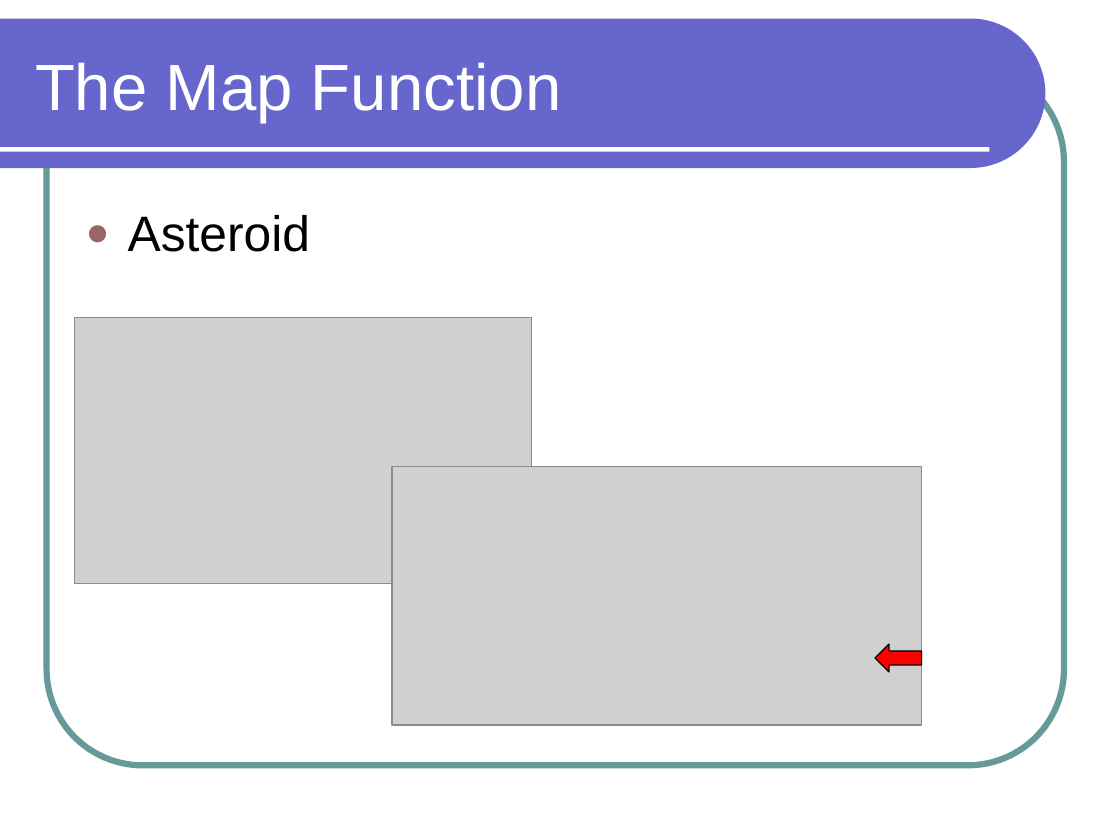
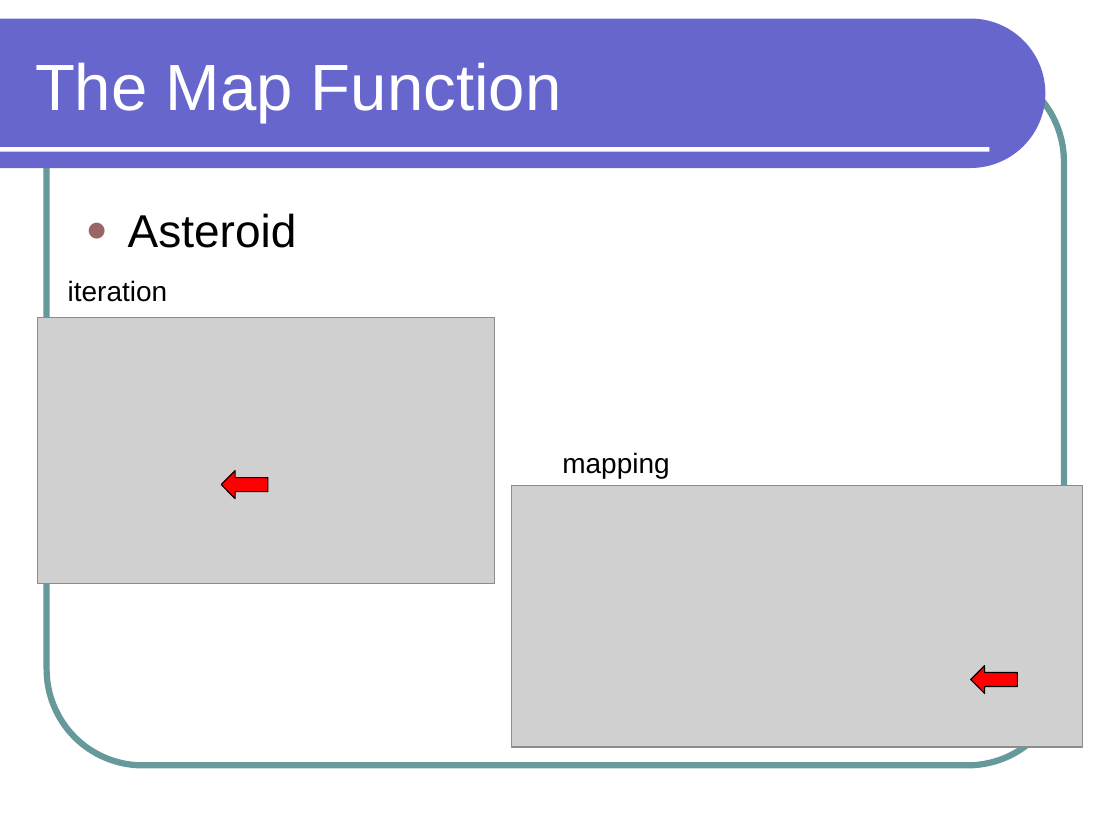
Before and after one commit to lutzhamel/CSC301, a slide deck: slide 10 of notes/csc301-ln014.ppt. Drawn at 1120x840 pixels with LibreOffice and Linux fonts; fonts in the diff are those of the drawing; grey boxes stand for pictures. Boxes give left, top, right and bottom in pixels: in the first picture for what was removed or moved away, otherwise in the second. Text is boxed around its words. In the diff, an @@ line names an element or a change of style, - is before the commit and + after.

```diff
--- a/notes/csc301-ln014.ppt
+++ b/notes/csc301-ln014.ppt
@@ text "Asteroid" at (x1=128, y1=213, x2=297, y2=248): size 32 to 29.6 pt @@
@@ text added at (x1=68, y1=280, x2=168, y2=302), 18 pt, text #000000 @@
+iteration
@@ picture moved from (x1=75, y1=317, x2=532, y2=584) to (x1=37, y1=317, x2=494, y2=584) @@
@@ left arrow added at (x1=222, y1=470, x2=269, y2=498), fill #FF0000, outline #000000 0.74 pt @@
@@ text added at (x1=562, y1=452, x2=669, y2=478), 18 pt, text #000000 @@
+mapping
@@ picture resized from (x1=392, y1=467, x2=922, y2=726) to (x1=512, y1=485, x2=1083, y2=747) @@
@@ left arrow moved from (x1=875, y1=644, x2=922, y2=672) to (x1=971, y1=665, x2=1018, y2=693) @@
```
Also in this commit, not shown: 7 other slides changed, 4 slides removed, 14 other files.
